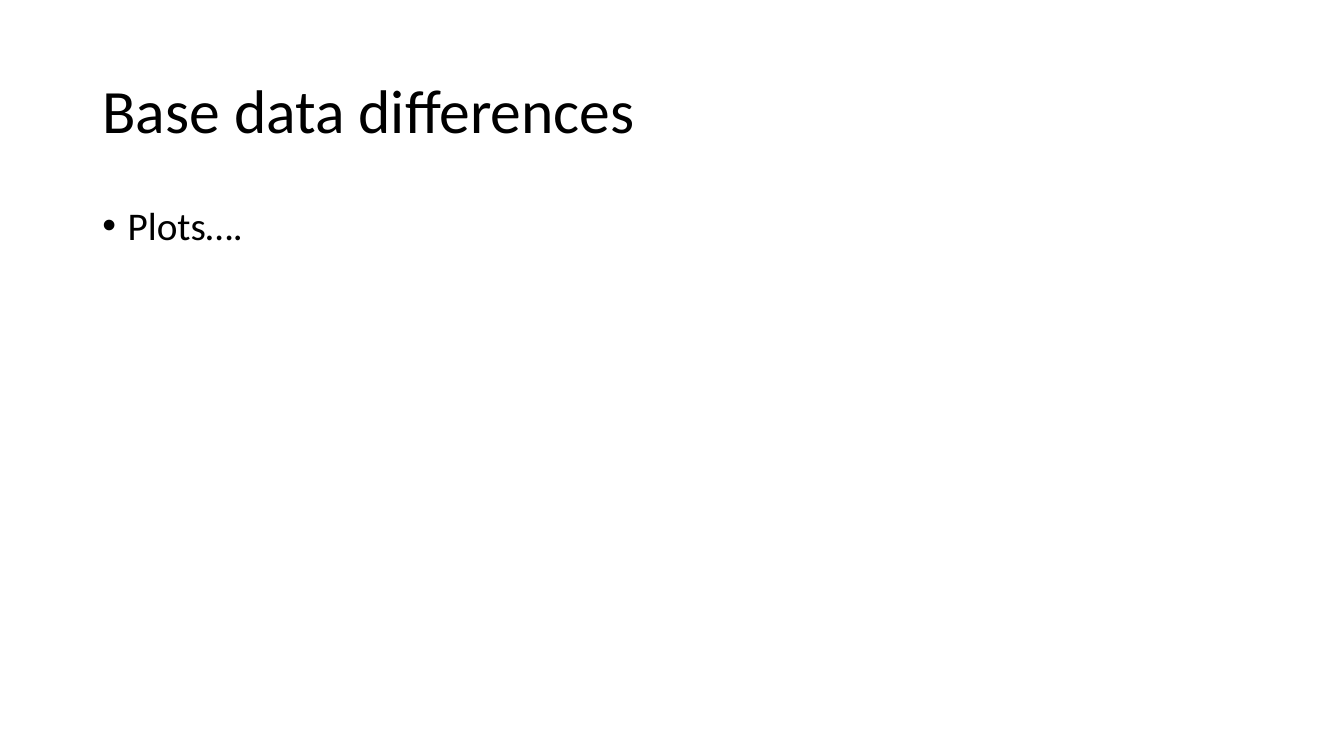
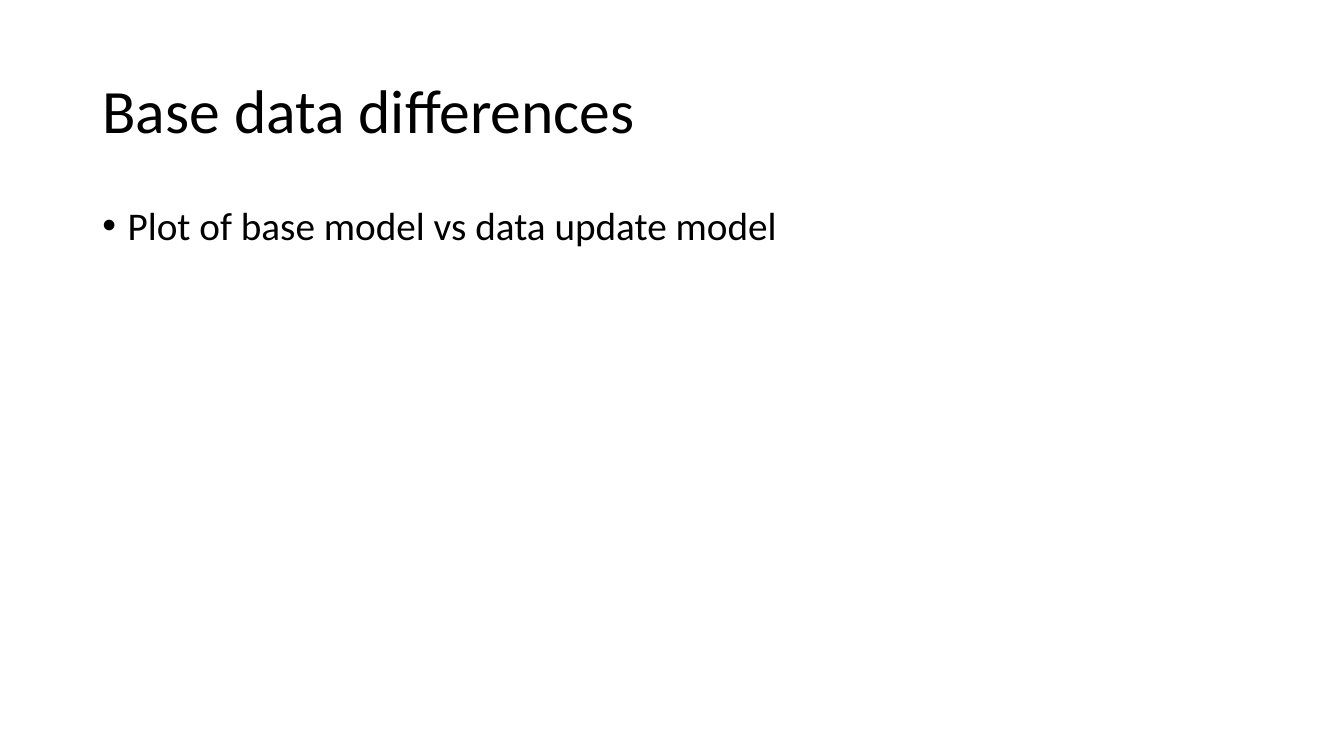
Before and after one commit to pete-hulson/goa_pcod, a slide deck: slide 2 of 2024/presentation/sept_pt/sept_pt_notes.pptx. Drawn at 1344x756 pixels with LibreOffice and Linux fonts; fonts in the diff are those of the drawing. Boxes give left, top, right and bottom in pixels: in the first picture for what was removed or moved away, otherwise in the second. Text is boxed around its words. In the diff, an @@ line names an element or a change of style, - is before the commit and + after.

Commit message:
add lcomp plots

```diff
--- a/2024/presentation/sept_pt/sept_pt_notes.pptx
+++ b/2024/presentation/sept_pt/sept_pt_notes.pptx
@@ text at [128,212,777,247]: text changed @@
-• Plots….
+• Plot of base model vs data update model
```
Also in this commit, not shown: 3 other slides changed, 6 slides added, 8 other files.
